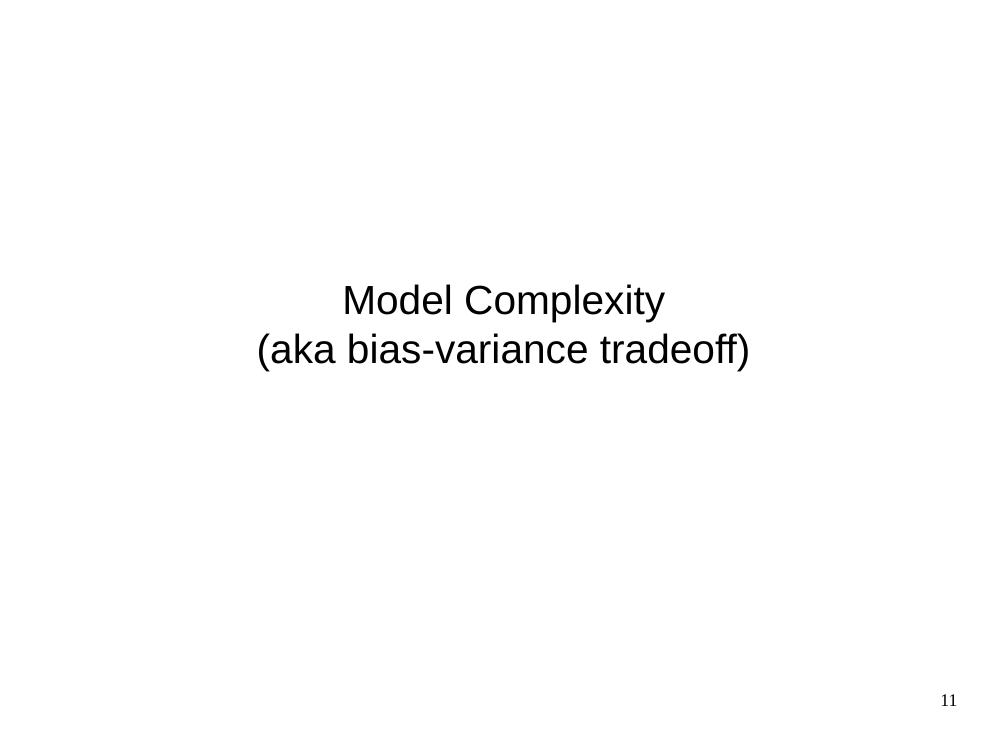
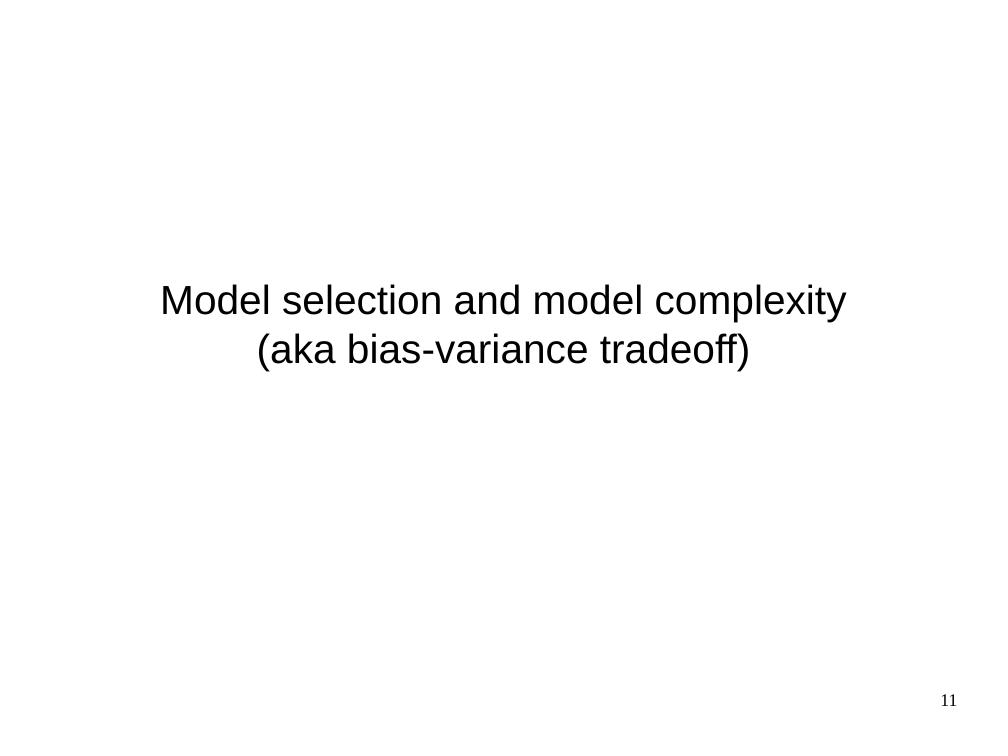
Before and after one commit to amueller/advanced-sklearn-boston-nlp-2016, a slide deck: slide 11 of pydata-amsterdam-advanced-sklearn.odp. Drawn at 1008x756 pixels with LibreOffice and Linux fonts; fonts in the diff are those of the drawing. Boxes give left, top, right and bottom in pixels: in the first picture for what was removed or moved away, otherwise in the second. Text is boxed around its words. In the diff, an @@ line names an element or a change of style, - is before the commit and + after.

```diff
--- a/pydata-amsterdam-advanced-sklearn.odp
+++ b/pydata-amsterdam-advanced-sklearn.odp
@@ subtitle at <box>160,284,847,322</box>: text changed @@
-Model Complexity
+Model selection and model complexity
```
Also in this commit, not shown: 5 other slides changed, 1 slide added, 6 slides removed, 5 other files.
